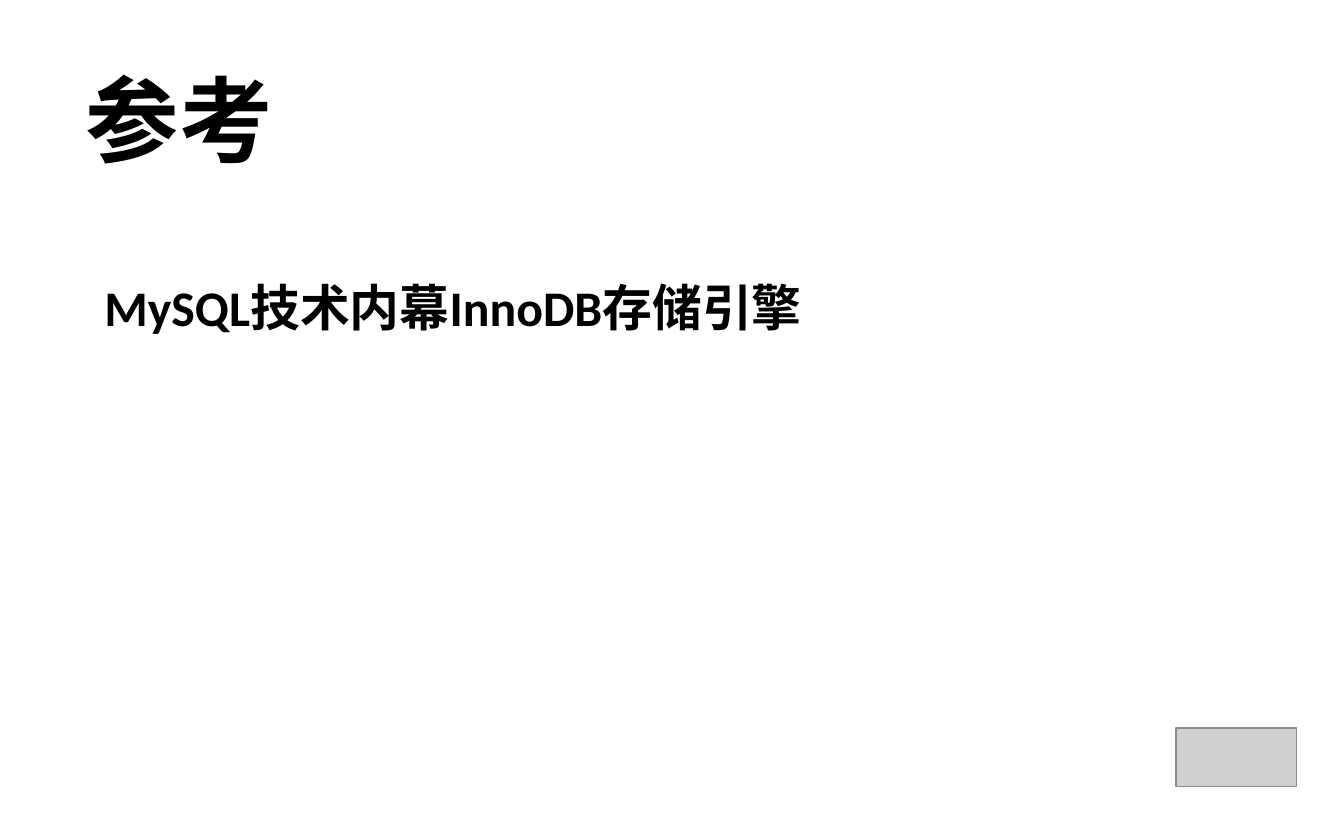
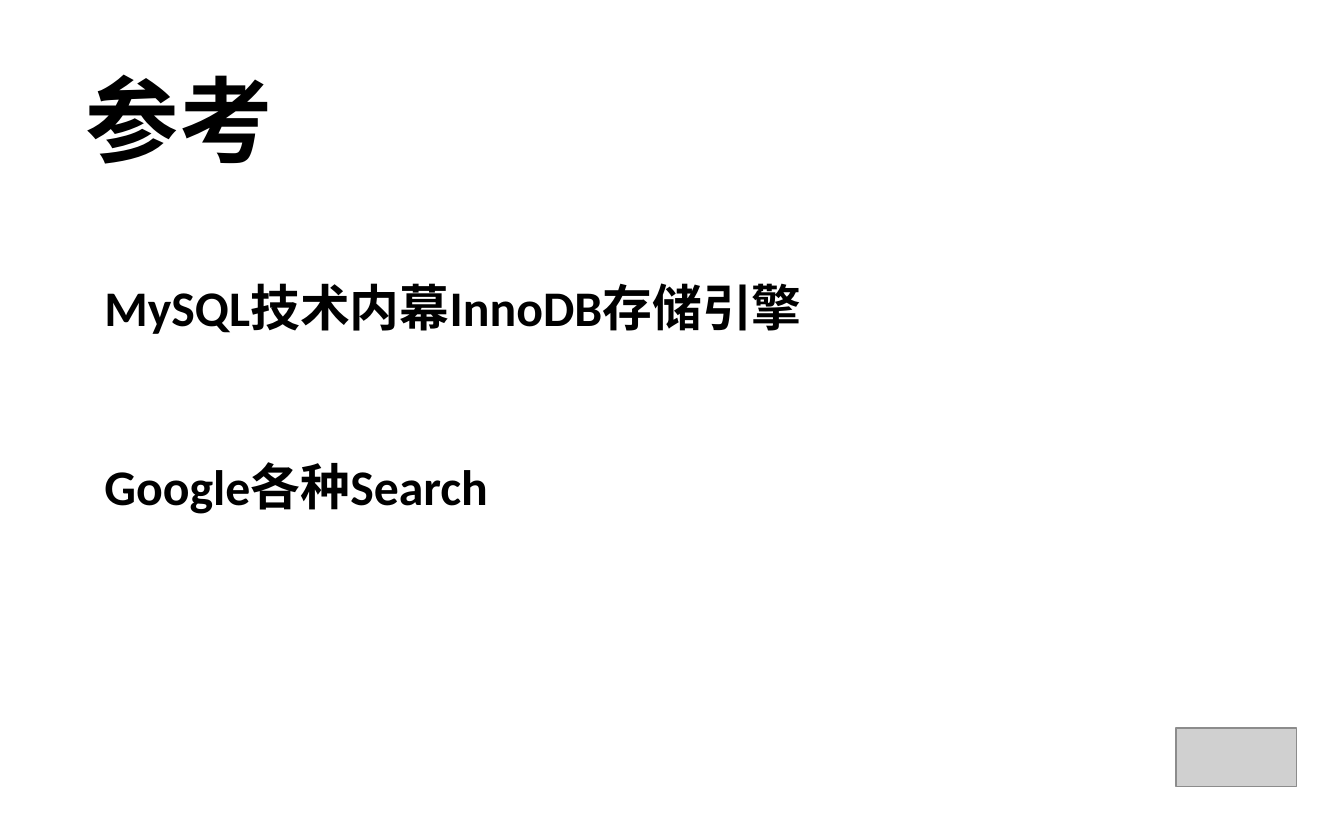
Before and after one commit to iez1784/mysql, a slide deck: slide 24 of ppt/Mysql_InnoDB.ppt (slide 18 before the commit). Drawn at 1344x840 pixels with LibreOffice and Linux fonts; fonts in the diff are those of the drawing; grey boxes stand for pictures. Boxes give left, top, right and bottom in pixels: in the first picture for what was removed or moved away, otherwise in the second. Text is boxed around its words. In the diff, an @@ line names an element or a change of style, - is before the commit and + after.

Commit message:
modify

```diff
--- a/ppt/Mysql_InnoDB.ppt
+++ b/ppt/Mysql_InnoDB.ppt
@@ text at box(104, 464, 488, 514): paragraph added @@
+Google各种Search
```
Also in this commit, not shown: 11 slides added, 5 slides removed.
